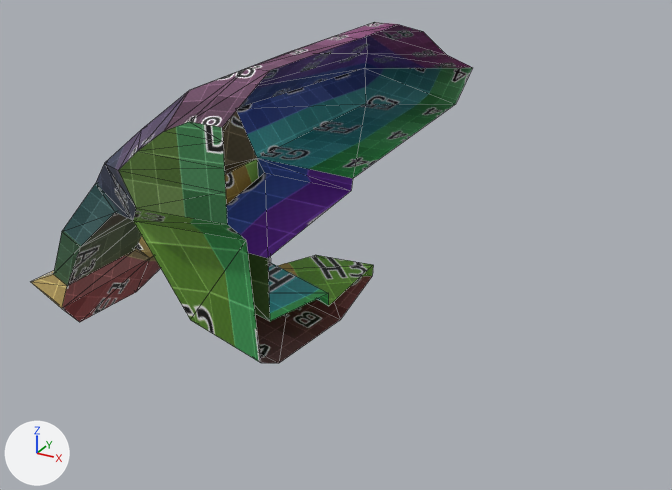
What one commit did to the glTF model assets/models/ship2.glb.
Both versions are drawn from a 50 mm lens placed at (4.47, -9.41, 2.86), pointed at (-0.26, -0.81, -1.44). Lighting does not change. The marker at lower left points along +X, +Y and +Z. Mesh edges are drawn as thin lines. Vertices at the same position are counted once.
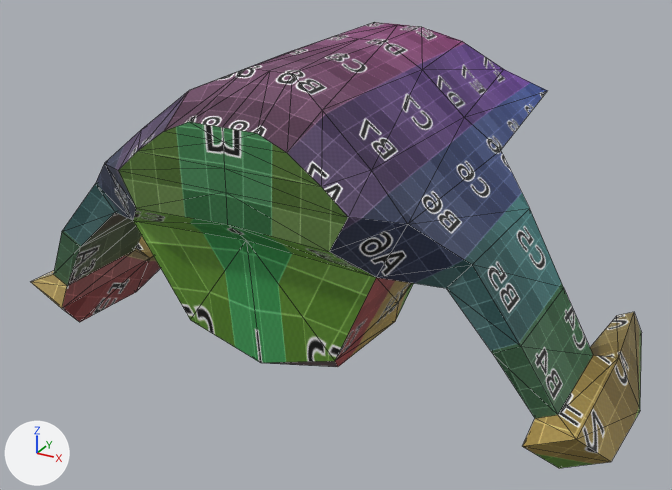
Location of each change, (x1, y1, x2, y2) in pixels of the pictures (672 x 490 px):
'Cube', reshaped (38% wider, 31% taller)
    before: (31, 22, 473, 363)
    after: (31, 22, 642, 468)
part 1 of me_cube, added
    after: (222, 24, 642, 468)
part 2 of me_cube, surface changed
    before: (226, 158, 353, 321)

The change in detail:
me_cube is used by ob_cube; location (0.0, 0.0, 0.0).
me_cube had 78 vertices, 130 faces and spanned x -3.37..0.0, y -3.26..2.59, z -2.49..0.95.
me_cube now has 132 vertices, 260 faces and spans x -3.37..3.37, y -3.26..2.59, z -2.49..0.95.
Part 1, on me_cube:
54 vertices are added at x 0.23..3.37, y -3.26..1.85, z -2.49..0.95.
130 new faces join them.
me_cube part 2: 12 kept faces spanning x -1.32..0.0, y -2.63..-0.78, z -1.88..-0.56 get new texture (UV) coordinates.
